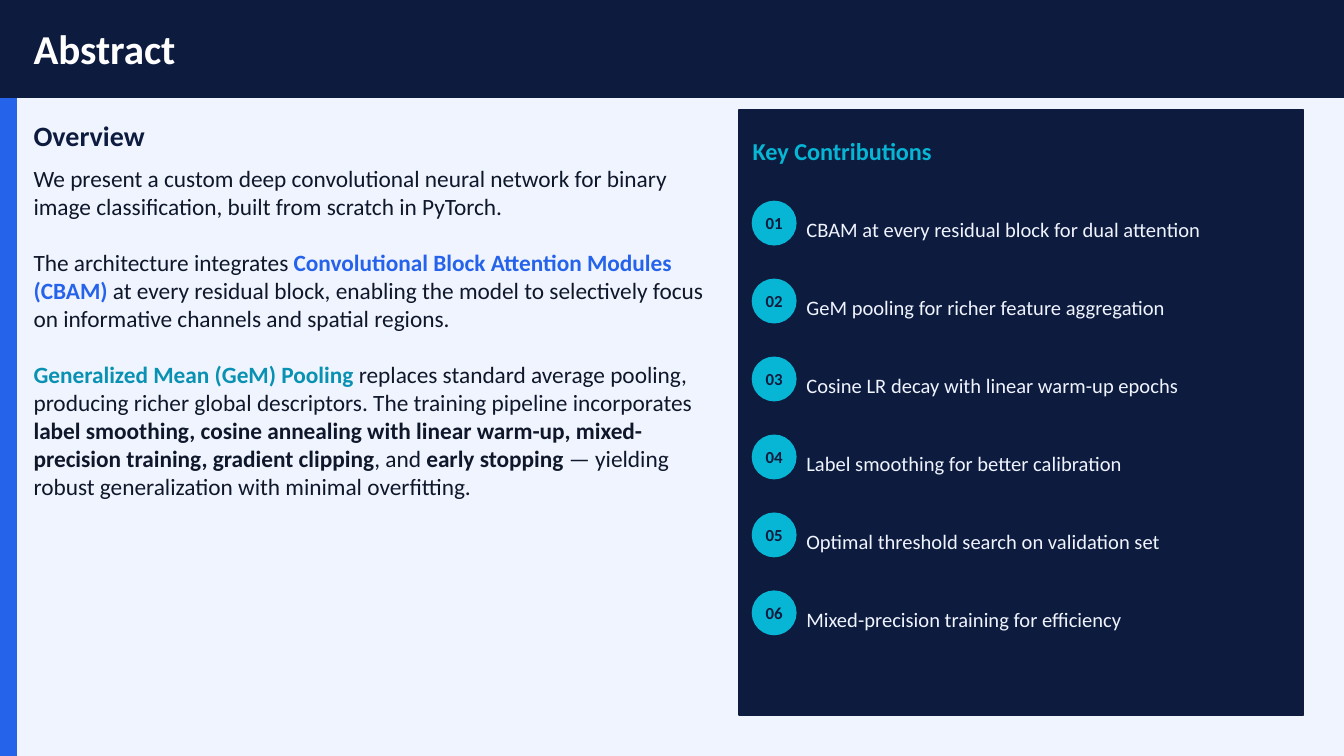
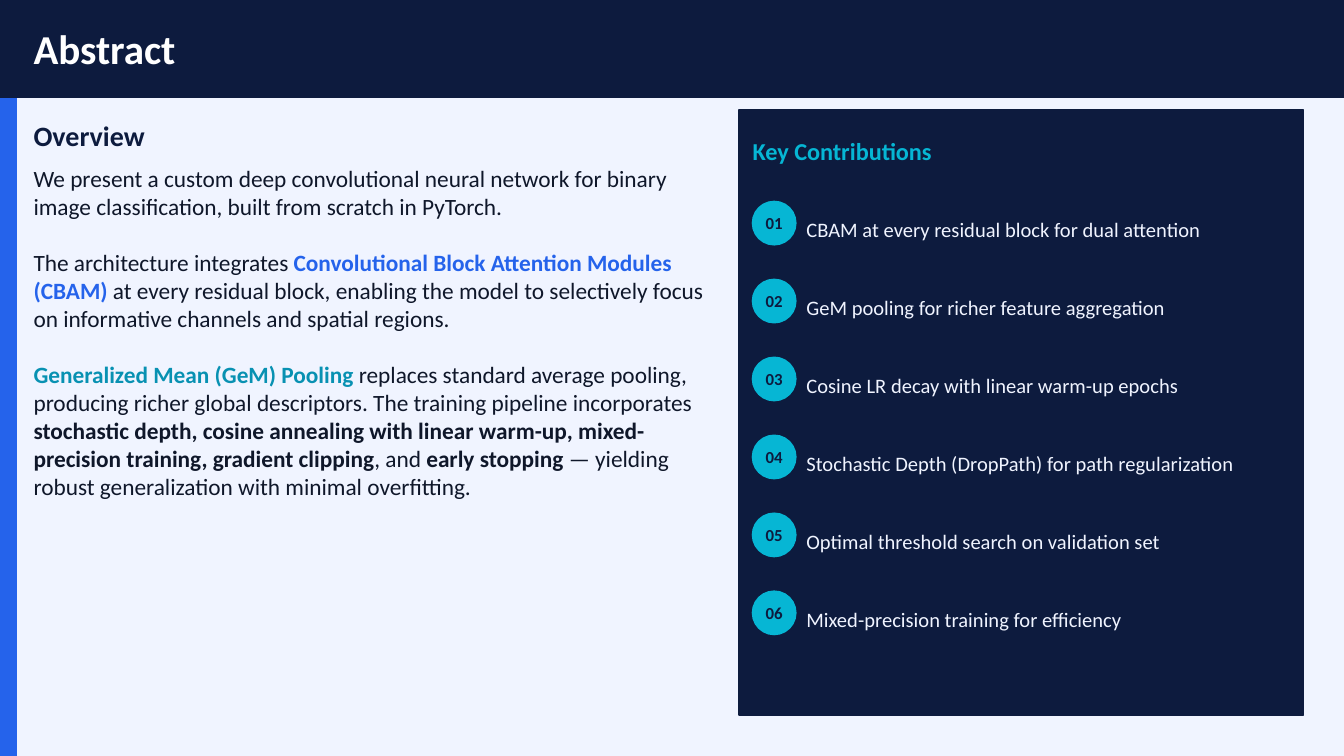
Before and after one commit to lochansurya/CS5480-DL-Kaggle-Competition-2026, a slide deck: slide 2 of presentation/ImagesBinaryClassification.pptx. Drawn at 1344x756 pixels with LibreOffice and Linux fonts; fonts in the diff are those of the drawing. Boxes give left, top, right and bottom in pixels: in the first picture for what was removed or moved away, otherwise in the second. Text is boxed around its words. In the diff, an @@ line names an element or a change of style, - is before the commit and + after.

Commit message:
add stochastic depth; score: 0.759102;

```diff
--- a/presentation/ImagesBinaryClassification.pptx
+++ b/presentation/ImagesBinaryClassification.pptx
@@ text at [34, 366, 692, 499]: text changed @@
-Generalized Mean (GeM) Pooling replaces standard average pooling, producing richer global descriptors. The training pipeline incorporates label smoothing, cosine annealing with linear warm-up, mixed-precision training, gradient clipping, and early stopping — yielding robust generalization with minimal overfitting.
+Generalized Mean (GeM) Pooling replaces standard average pooling, producing richer global descriptors. The training pipeline incorporates stochastic depth, cosine annealing with linear warm-up, mixed-precision training, gradient clipping, and early stopping — yielding robust generalization with minimal overfitting.
@@ text at [806, 456, 1233, 475]: text changed @@
-Label smoothing for better calibration
+Stochastic Depth (DropPath) for path regularization
```
Also in this commit, not shown: 7 other slides changed.
